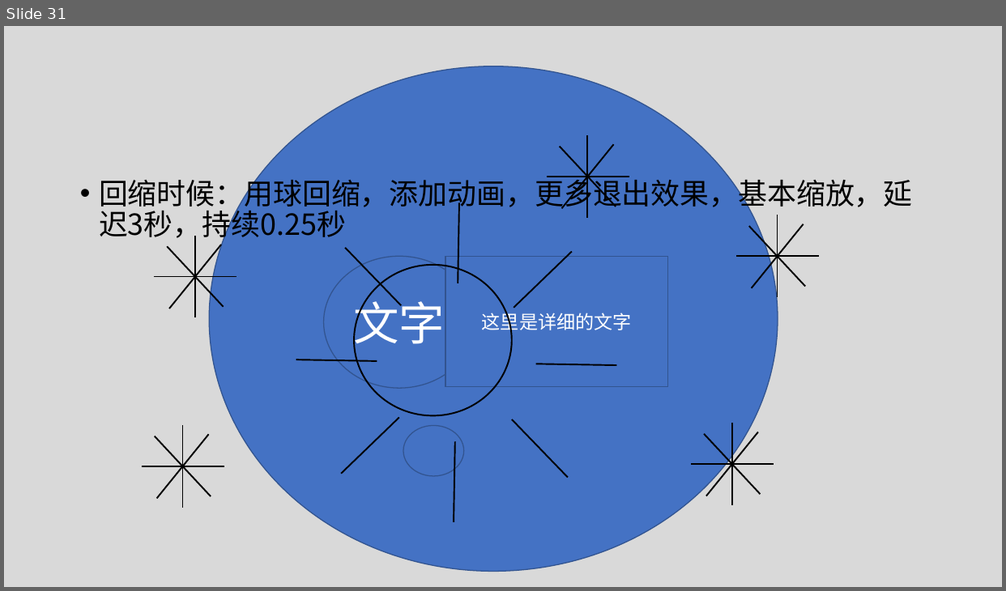
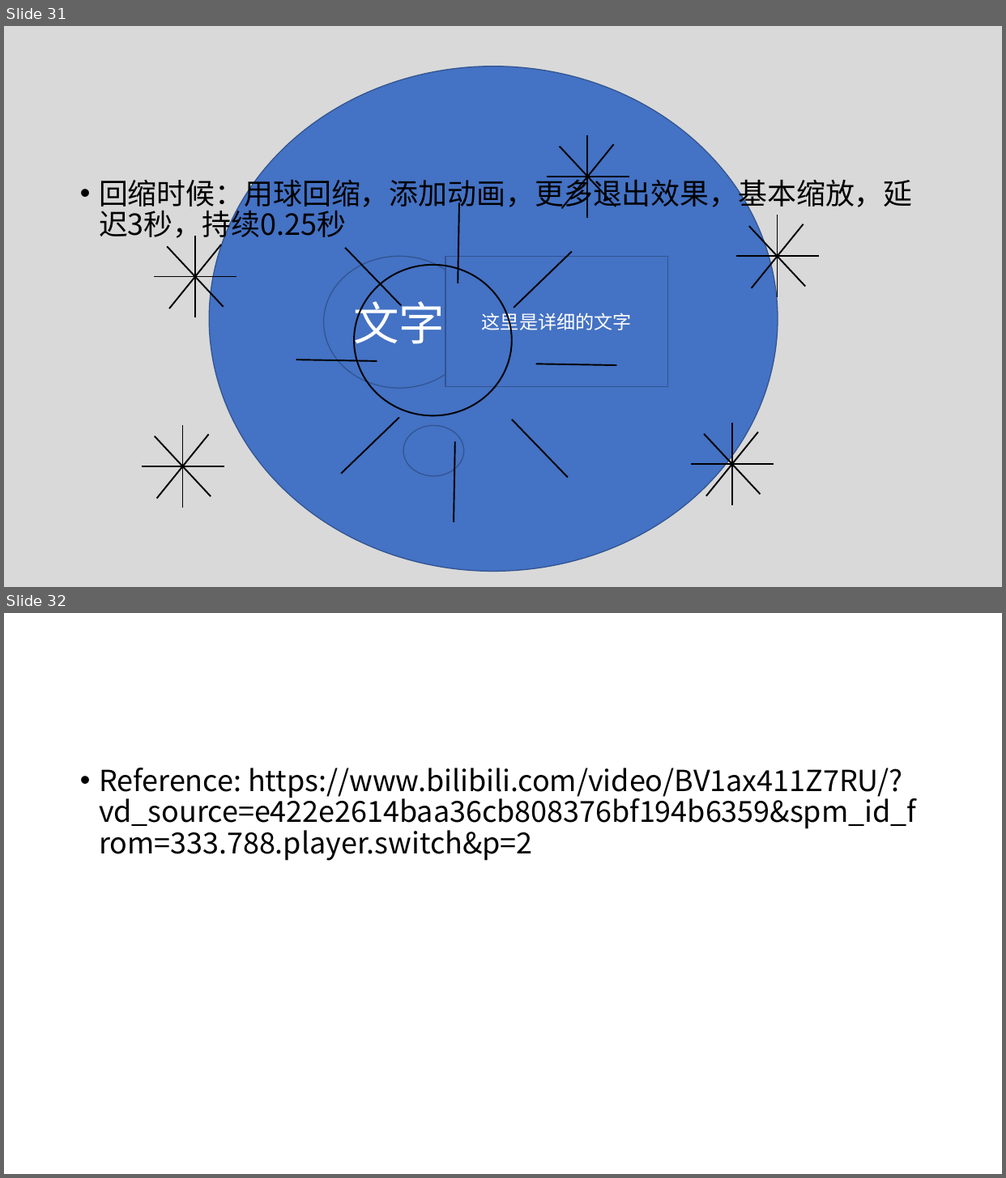
Before and after one commit to Canhui/PPT_Animation_Samples, a slide deck: PPT-Animation-Samples (Part 2).pptx. Shown one above the other, each under a label of ours: slide 31 before the commit, slides 31 and 32 after it. The pictures are 1006x591 and 1006x1178 pixels, drawn with LibreOffice and Linux fonts; fonts in the diff are those of the drawing. Boxes give left, top, right and bottom in pixels: in the first picture for what was removed or moved away, otherwise in the second. Text is boxed around its words. In the diff, an @@ line names an element or a change of style, - is before the commit and + after.

```diff
--- a/PPT-Animation-Samples (Part 2).pptx
+++ b/PPT-Animation-Samples (Part 2).pptx
@@ slide 32 added at (x1=4, y1=613, x2=1002, y2=1174), background #FFFFFF @@
@@ text added at (x1=99, y1=768, x2=916, y2=861), 28 pt, text #000000 @@
+• Reference: https://www.bilibili.com/video/BV1ax411Z7RU/?vd_source=e422e2614baa36cb808376bf194b6359&spm_id_from=333.788.player.switch&p=2
```
